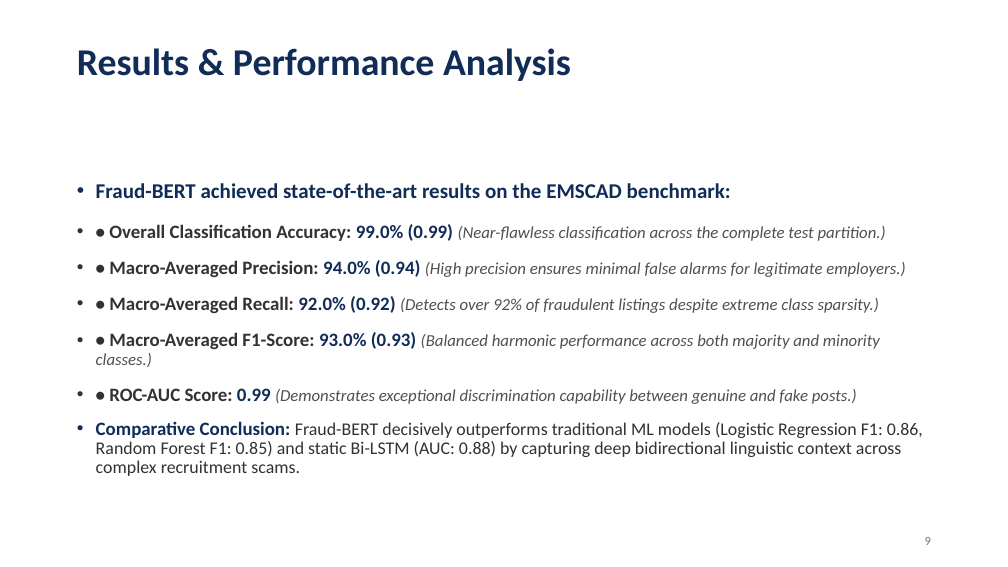
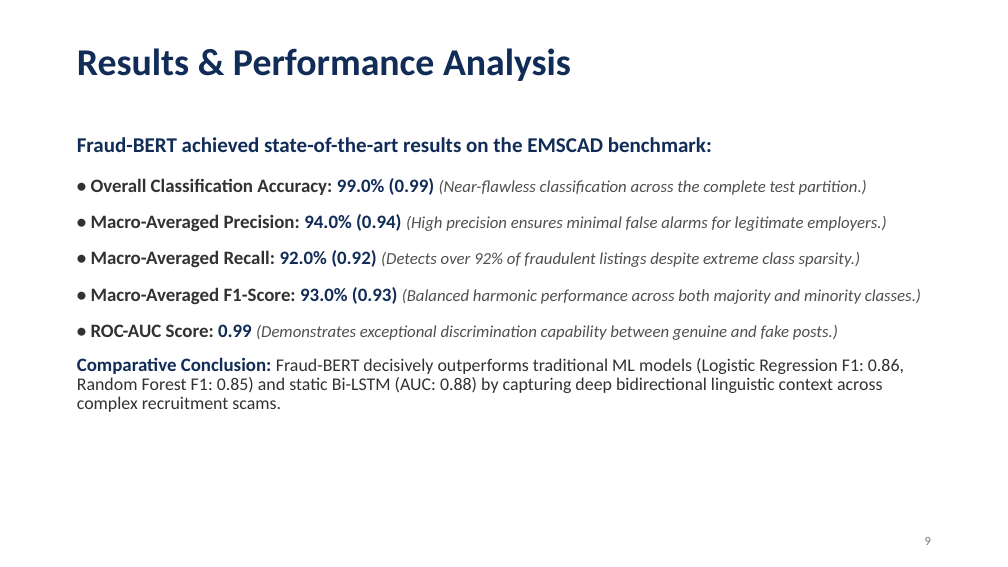
Before and after one commit to akhileshyadav8/Research-Fake-Job-Detection, a slide deck: slide 9 of MST1/Fraud_BERT_Research_Paper_Presentation.pptx. Drawn at 1008x567 pixels with LibreOffice and Linux fonts; fonts in the diff are those of the drawing; background and template pictures are left out. Boxes give left, top, right and bottom in pixels: in the first picture for what was removed or moved away, otherwise in the second. Text is boxed around its words. In the diff, an @@ line names an element or a change of style, - is before the commit and + after.

```diff
--- a/MST1/Fraud_BERT_Research_Paper_Presentation.pptx
+++ b/MST1/Fraud_BERT_Research_Paper_Presentation.pptx
@@ text "Fraud-BERT achieved state-of-the-art results on ..." at (77,137,921,412): bullet • to none @@
```
Also in this commit, not shown: 8 other slides changed, 7 other files.
